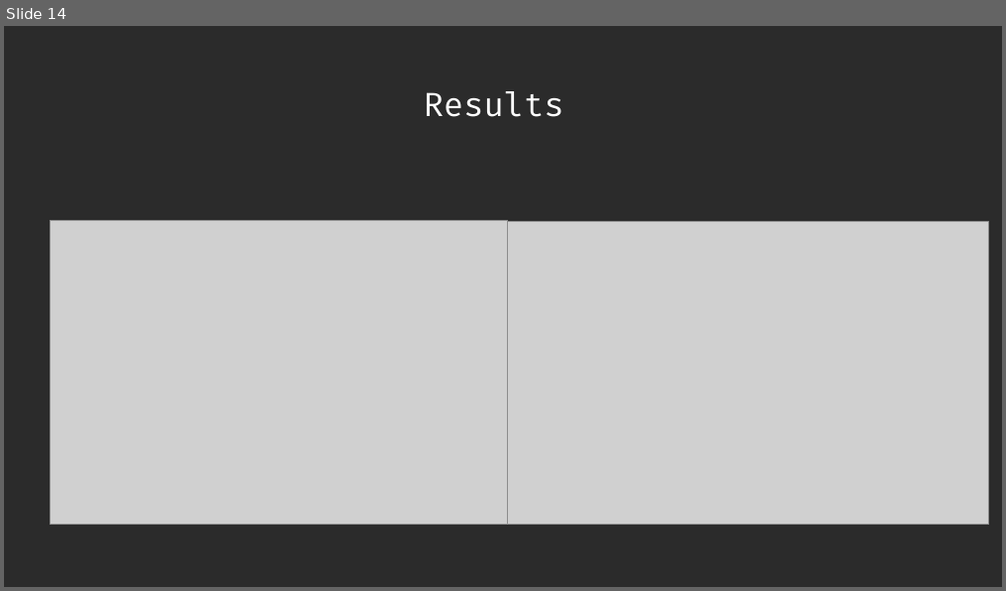
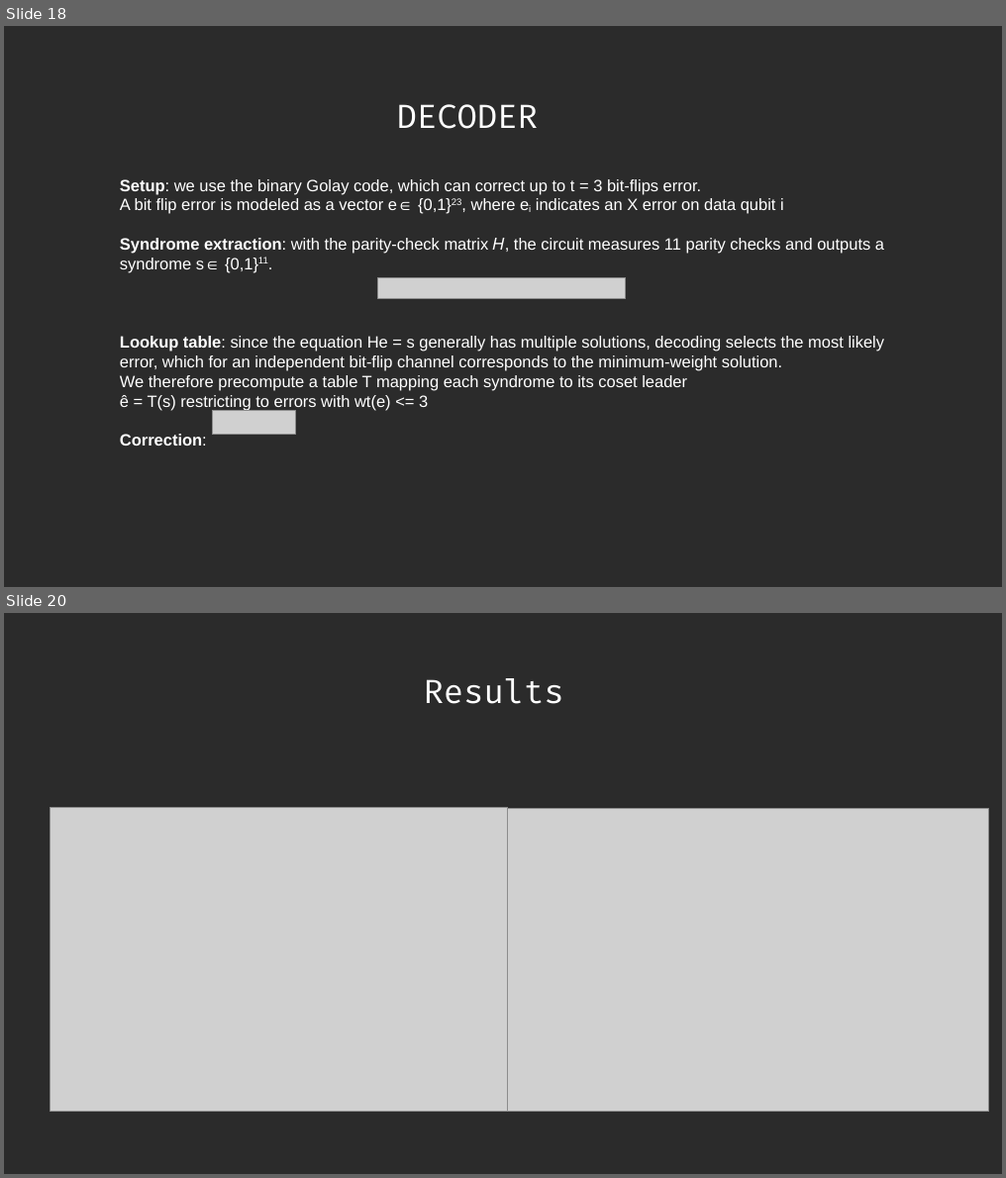
Before and after one commit to DanieleSalvi2810/QPFL_Hackathon_2026_Alice_and_Bob_Quantum_Icing, a slide deck: team-quantum_icing/presentation.odp. Shown one above the other, each under a label of ours: slide 14 before the commit, slides 18 and 20 after it; the slides between them are not shown. The pictures are 1006x591 and 1006x1178 pixels, drawn with LibreOffice and Linux fonts; fonts in the diff are those of the drawing; grey boxes stand for pictures; background and template pictures are left out; a plain dark background stands for a picture behind light text. Boxes give left, top, right and bottom in pixels: in the first picture for what was removed or moved away, otherwise in the second. Text is boxed around its words. In the diff, an @@ line names an element or a change of style, - is before the commit and + after.

```diff
--- a/team-quantum_icing/presentation.odp
+++ b/team-quantum_icing/presentation.odp
@@ slide 18 added at bbox=[4, 26, 1002, 587], background picture (left out) @@
@@ text added at bbox=[397, 104, 538, 129], 26 pt, text #FFFFFF @@
+DECODER
@@ text added at bbox=[120, 179, 885, 446], 13 pt, text #FFFFFF @@
+Setup: we use the binary Golay code, which can correct up to t = 3 bit-flips error.
+A bit flip error is modeled as a vector e∈ {0,1}23, where ei indicates an X error on data qubit i
+Syndrome extraction: with the parity-check matrix 𝐻, the circuit measures 11 parity checks and outputs a syndrome s∈ {0,1}11.
+Lookup table: since the equation He = s generally has multiple solutions, decoding selects the most likely error, which for an independent bit-flip channel corresponds to the minimum-weight solution.
+We therefore precompute a table T mapping each syndrome to its coset leader
+ê = T(s) restricting to errors with wt(e) <= 3
+Correction:
@@ picture added at bbox=[378, 277, 625, 299] @@
@@ picture added at bbox=[212, 411, 296, 435] @@
@@ what was slide 14 is now slide 20 @@
```
Also in this commit, not shown: 9 slides changed, 5 other slides added.
